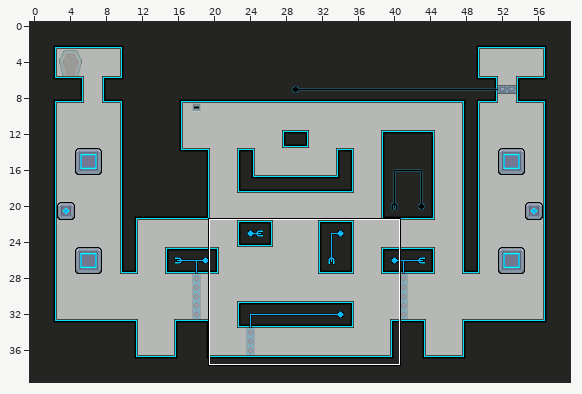
Tiled map -- map-src/Security.tmx. Above: a wide view before the commit, with the close-up outlined.
Close-up. Old version:
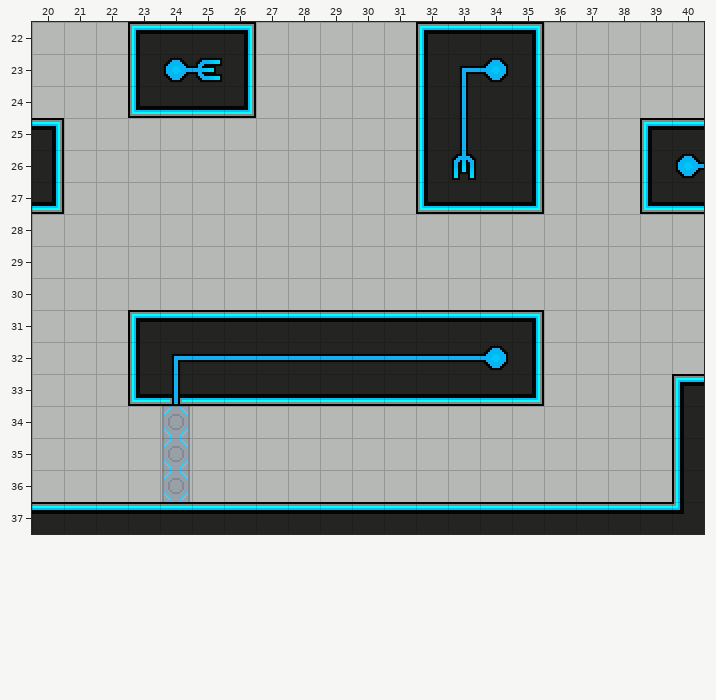
Cells are 16x16 px. Shown: x 20..40, y 22..37. The commit also changed other parts of the map, which this record leaves out.
Once edited:
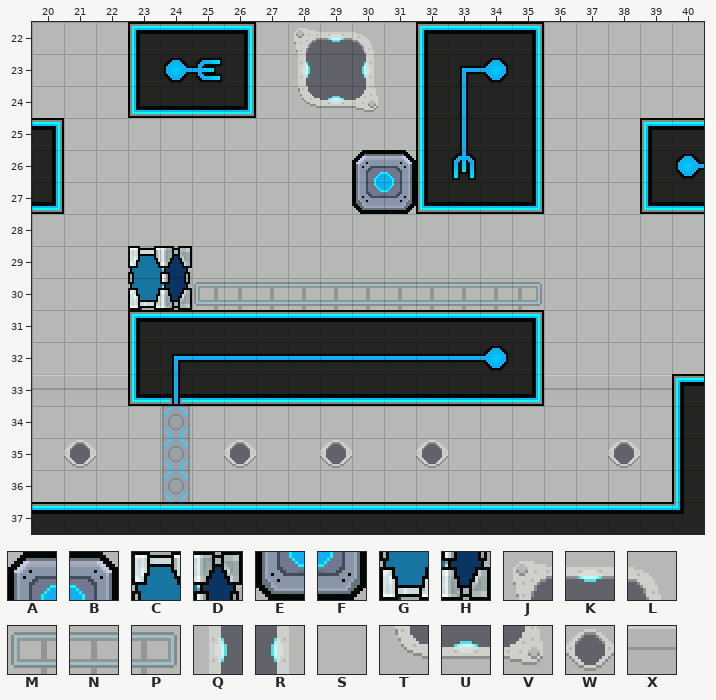
Key: from "main": A 160, B 161, C 175, D 176, E 185, F 186, G 200, H 201, J 247, K 248, L 249, M 255, N 256, P 257, Q 272, R 274, S 278, T 297, U 298, V 299, W 339, X 385.
_ is an empty cell.
Edits made:
Layer "Tile Layer 1":
y 22: x 28..30 SSS -> JKL
y 23: x 28..30 SSS -> Q_R
y 24: x 28..30 SSS -> TUV
y 26: x 30..31 SS -> AB
y 27: x 30..31 SS -> EF
y 29: x 23..24 SS -> CD
y 30: x 23..35 SSSSSSSSSSSSS -> GHMNNNNNNNNNP
y 33: x 20..22 SSS -> XXX; x 36..39 SSSS -> XXXX
y 35: x 21 S -> W; x 26 S -> W; x 29 S -> W; x 32 S -> W; x 38 S -> W
